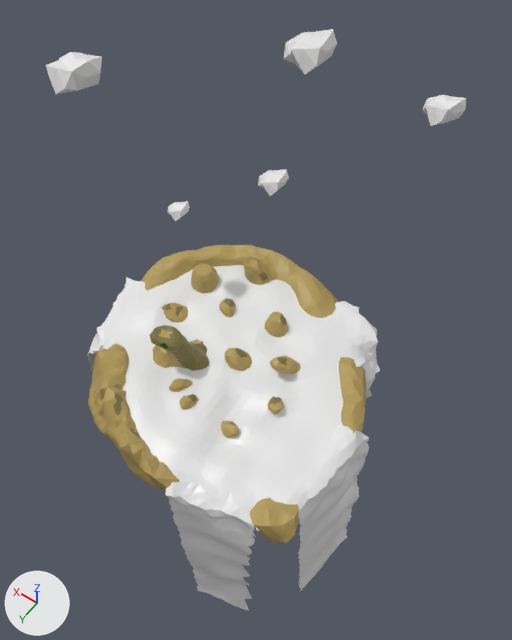
The FBX model Welt/SandyShores.fbx: old version first, new version second.
Before and after are seen from a 50 mm camera at (-325.0, 391.0, 755.0) aimed at (49.0, -134.0, -69.0). Lighting does not change. The marker at lower left points along +X, +Y and +Z. Where no turn or scale is listed for an object, it has been applied to the vertices.

Objects in the first picture: 'Icosphere', 'Plane.001', 'Wolke', 'Wolke.001', 'Wolke.002', 'Wolke.003', 'Wolke.004'.
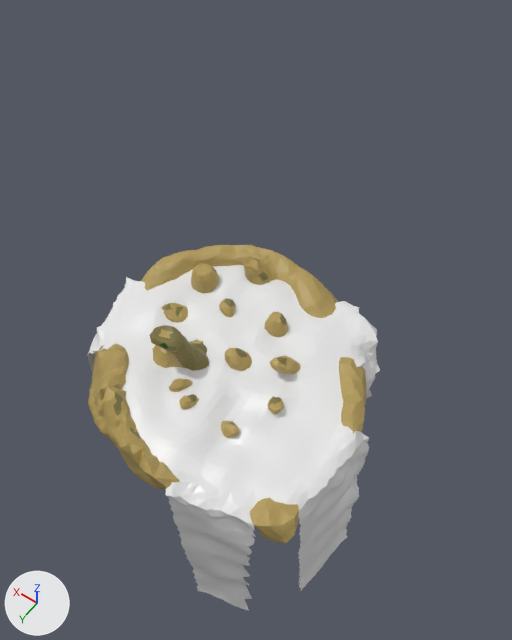
The edits, one by one:
Object 'Wolke.003' (ob_wolke_003) is deleted.
Object 'Wolke.002' (ob_wolke_002) is deleted.
Object 'Wolke' (ob_wolke) is deleted.
Object 'Wolke.001' (ob_wolke_001) is deleted.
Object 'Wolke.004' (ob_wolke_004) is deleted.

Location of each change, [x1, y1, x2, y2] in pixels of the pictures (512 x 640 px):
'Wolke.004', deleted
    before: [46, 52, 102, 94]
'Wolke', deleted
    before: [283, 29, 337, 75]
'Wolke.002', deleted
    before: [422, 95, 466, 126]
'Wolke.001', deleted
    before: [258, 169, 289, 196]
'Wolke.003', deleted
    before: [167, 201, 190, 221]
